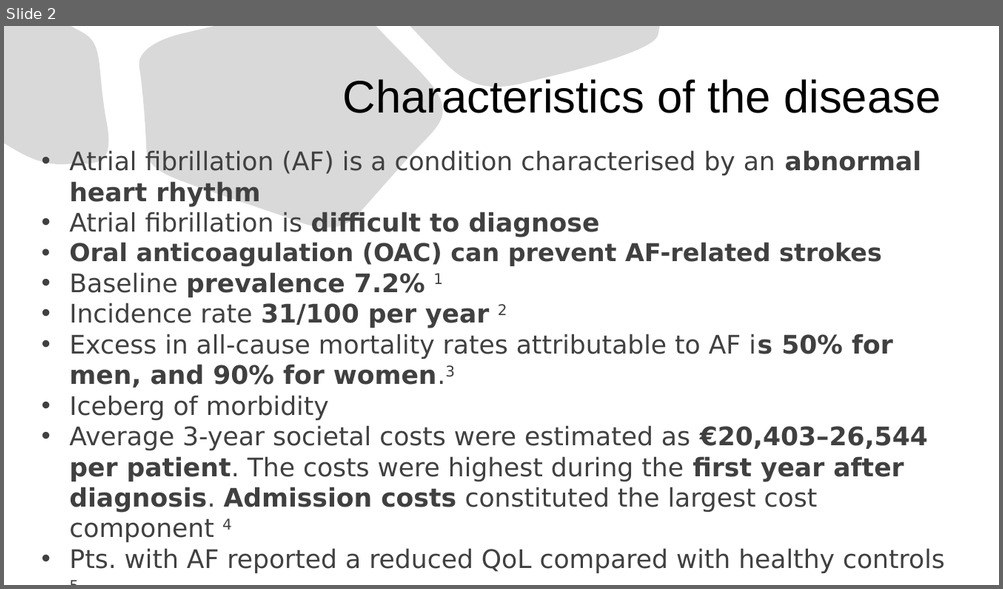
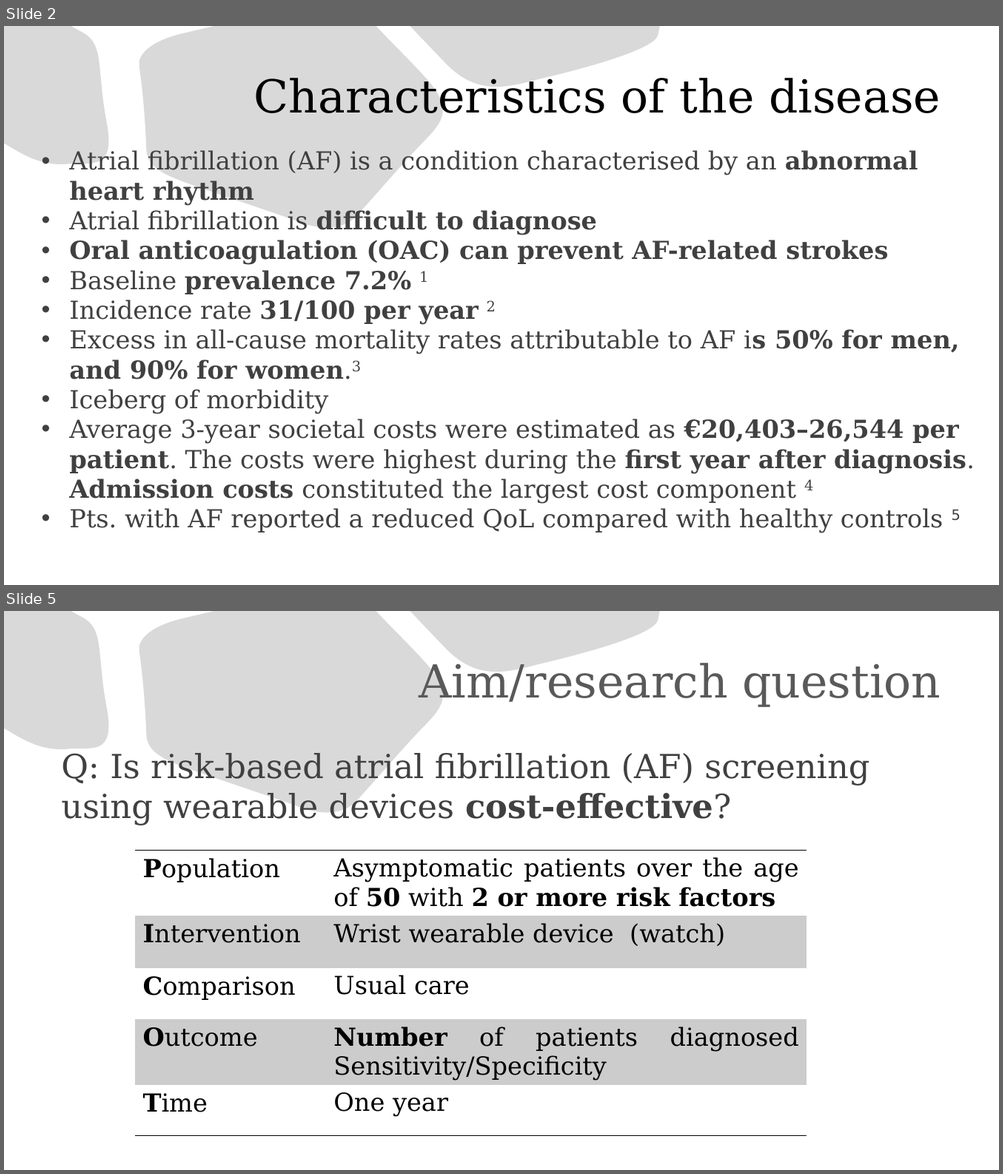
Before and after one commit to kostadinoff/SMU_seminar_in_economic-_evaluation_in_Healthcare, a slide deck: group_assigment/group_assigment.pptx. Shown one above the other, each under a label of ours: slide 2 before the commit, slides 2 and 5 after it; the slides between them are not shown. The pictures are 1003x589 and 1003x1174 pixels, drawn with LibreOffice and Linux fonts; fonts in the diff are those of the drawing. Boxes give left, top, right and bottom in pixels: in the first picture for what was removed or moved away, otherwise in the second. Text is boxed around its words. In the diff, an @@ line names an element or a change of style, - is before the commit and + after.

```diff
--- a/group_assigment/group_assigment.pptx
+++ b/group_assigment/group_assigment.pptx
@@ slide 5 added at (4, 611, 999, 1170), background #FFFFFF; not listed: 3 template elements that a slide beside it also shows @@
@@ title added at (418, 663, 940, 707), 44 pt, text #595959 @@
+Aim/research question
@@ text added at (61, 753, 869, 825), 32 pt, text #404040 @@
+Q: Is risk-based atrial fibrillation (AF) screening using wearable devices cost-effective?
@@ table added at (135, 851, 807, 1139), 5 rows, 2 columns @@
+Population | Asymptomatic patients over the age of 50 with 2 or more risk factors
+Intervention | Wrist wearable device (watch)
+Comparison | Usual care
+Outcome | Number of patients diagnosed Sensitivity/Specificity
+Time | One year
@@ slide 2 changed as well @@
@@ title "Characteristics of the disease" at (254, 78, 940, 113): font Arial to DejaVu Serif @@
@@ text "Atrial fibrillation (AF) is a ..." at (69, 150, 974, 534): size 24.7 to 24 pt, font DejaVu Sans to DejaVu Serif; size 23.8 to 24 pt in "Oral anticoagulation (OAC) can prevent AF-related strokes" @@
```
Also in this commit, not shown: 5 other slides changed, 6 other slides added, 7 slides removed, 9 other files.
